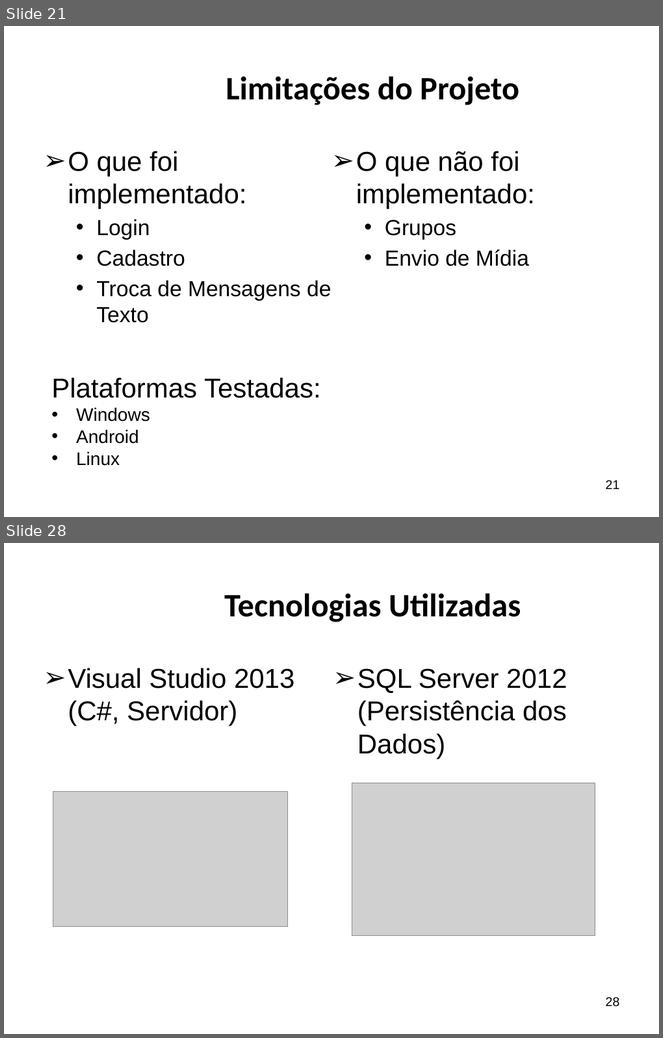
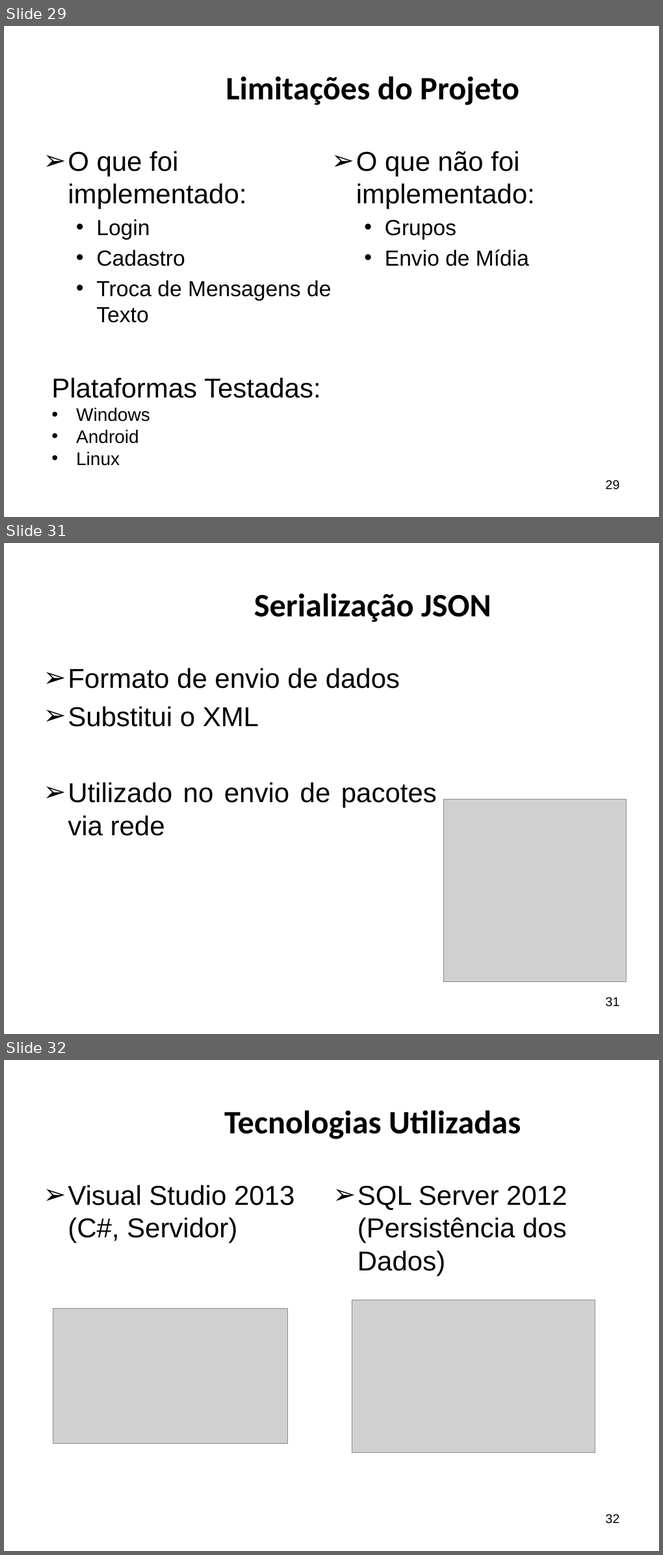
Before and after one commit to ricardopetrere/TCC_FTT, a slide deck: documentos/Apresentação Banca.pptx. Shown one above the other, each under a label of ours: slides 21 and 28 before the commit, slides 29, 31 and 32 after it; the slides between them are not shown. The pictures are 663x1038 and 663x1555 pixels, drawn with LibreOffice and Linux fonts; fonts in the diff are those of the drawing; grey boxes stand for pictures; background and template pictures are left out. Boxes give left, top, right and bottom in pixels: in the first picture for what was removed or moved away, otherwise in the second. Text is boxed around its words. In the diff, an @@ line names an element or a change of style, - is before the commit and + after.

```diff
--- a/documentos/Apresentação Banca.pptx
+++ b/documentos/Apresentação Banca.pptx
@@ slide 31 added at <box>4,543,659,1034</box>, background picture (left out) @@
@@ title added at <box>254,593,492,622</box>, 36 pt, text #000000, bold @@
+Serialização JSON
@@ text added at <box>68,668,437,836</box>, 30 pt, text #000000 @@
+➢ Formato de envio de dados
+➢ Substitui o XML
+➢ Utilizado no envio de pacotes via rede
@@ picture added at <box>443,799,627,982</box> @@
@@ page number added at <box>606,997,620,1007</box>, 14 pt, text #000000 @@
+31
@@ what was slide 21 is now slide 29 @@
@@ page number at <box>606,480,620,490</box>: text changed @@
-21
+29
@@ what was slide 28 is now slide 32 @@
@@ page number at <box>606,1514,620,1524</box>: text changed @@
-28
+32
```
Also in this commit, not shown: 6 slides changed, 3 other slides added, 16 other files.
